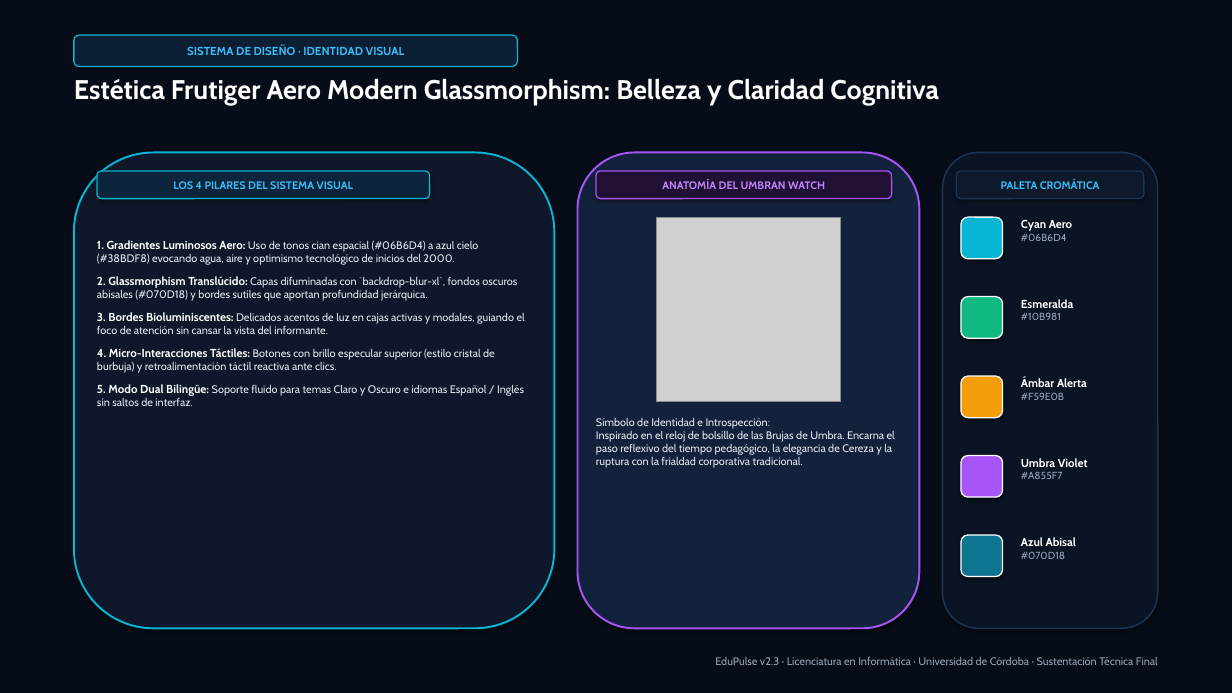
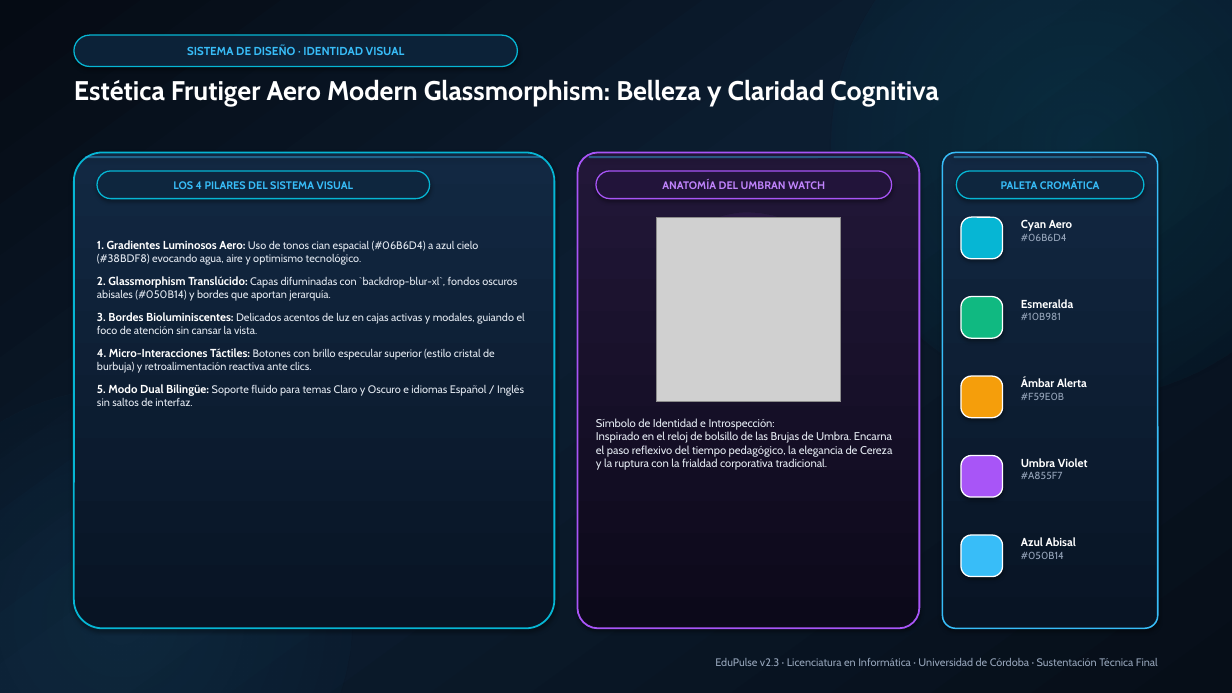
Before and after one commit to JoseDanielDurango/EduPulse, a slide deck: slide 4 of documentation/resources/EduPulse_Development_and_Design_Final.pptx. Drawn at 1232x693 pixels with LibreOffice and Linux fonts; fonts in the diff are those of the drawing; grey boxes stand for pictures. Boxes give left, top, right and bottom in pixels: in the first picture for what was removed or moved away, otherwise in the second. Text is boxed around its words. In the diff, an @@ line names an element or a change of style, - is before the commit and + after.

Commit message:
style: elevate presentation design with unified soft rounded edges, Frutiger Aero gradients and polished typography

```diff
--- a/documentation/resources/EduPulse_Development_and_Design_Final.pptx
+++ b/documentation/resources/EduPulse_Development_and_Design_Final.pptx
@@ rectangle at (0,0,1232,693): fill #070D18 to gradient #050B14 to #0C1D30 to #060E18; outline #070D18 0.75 pt to none @@
@@ ellipse added at (832,0,1232,397), fill gradient #06B6D4 @@
@@ rounded rectangle "SISTEMA DE DISEÑO · IDENTIDAD ..." at (74,35,518,67): fill #0C1E34 to #0C2238; proportions changed @@
@@ rounded rectangle at (74,152,555,628): fill #0E182A to gradient #122842 to #081424; outline #06B6D4 1.5 pt to #06B6D4 1.4 pt; proportions changed @@
@@ rounded rectangle added at (85,156,543,158), fill #38BDF8 at 40% opacity @@
@@ rounded rectangle "LOS 4 PILARES DEL SISTEMA ..." at (97,171,430,199): fill #0C243C to #0E263E; proportions changed @@
@@ rounded rectangle at (578,152,920,628): fill #13223C to gradient #221738 to #0C091A; outline #A855F7 1.5 pt to #A855F7 1.4 pt; proportions changed @@
@@ rounded rectangle added at (589,156,909,158), fill #38BDF8 at 40% opacity @@
@@ rounded rectangle "ANATOMÍA DEL UMBRAN WATCH" at (596,171,892,199): fill #201034 to #22143A; proportions changed @@
@@ rounded rectangle at (943,152,1158,628): fill #0B1424 to gradient #122842 to #081424; outline #1C3454 1.2 pt to #38BDF8 1.2 pt; proportions changed @@
@@ rounded rectangle added at (954,156,1147,158), fill #38BDF8 at 40% opacity @@
@@ rounded rectangle "PALETA CROMÁTICA" at (957,171,1144,199): fill #0E1A2C to #0E263E; outline #1C3454 1 pt to #06B6D4 1 pt; proportions changed @@
@@ ellipse added at (656,213,841,397), fill gradient #A855F7 @@
@@ text at (97,240,525,373): text changed @@
-1. Gradientes Luminosos Aero: Uso de tonos cian espacial (#06B6D4) a azul cielo (#38BDF8) evocando agua, aire y optimismo tecnológico de inicios del 2000.
-2. Glassmorphism Translúcido: Capas difuminadas con `backdrop-blur-xl`, fondos oscuros abisales (#070D18) y bordes sutiles que aportan profundidad jerárquica.
-3. Bordes Bioluminiscentes: Delicados acentos de luz en cajas activas y modales, guiando el foco de atención sin cansar la vista del informante.
-4. Micro-Interacciones Táctiles: Botones con brillo especular superior (estilo cristal de burbuja) y retroalimentación táctil reactiva ante clics.
+1. Gradientes Luminosos Aero: Uso de tonos cian espacial (#06B6D4) a azul cielo (#38BDF8) evocando agua, aire y optimismo tecnológico.
+2. Glassmorphism Translúcido: Capas difuminadas con `backdrop-blur-xl`, fondos oscuros abisales (#050B14) y bordes que aportan jerarquía.
+3. Bordes Bioluminiscentes: Delicados acentos de luz en cajas activas y modales, guiando el foco de atención sin cansar la vista.
+4. Micro-Interacciones Táctiles: Botones con brillo especular superior (estilo cristal de burbuja) y retroalimentación reactiva ante clics.
@@ ellipse added at (0,388,351,693), fill gradient #38BDF8 @@
@@ text "Símbolo de Identidad e Introspección: ..." at (596,418,892,470): size 8.5 to 8.8 pt @@
@@ proportions changed in 4 elements at (961,217,1003,259), (961,297,1003,338), (961,376,1003,418), (961,456,1003,497) @@
@@ rounded rectangle at (961,535,1003,577): fill #0E7490 to #38BDF8; proportions changed @@
@@ text at (1021,552,1064,559): text changed @@
-#070D18
+#050B14
```
Also in this commit, not shown: 13 other slides changed, 2 other files.
